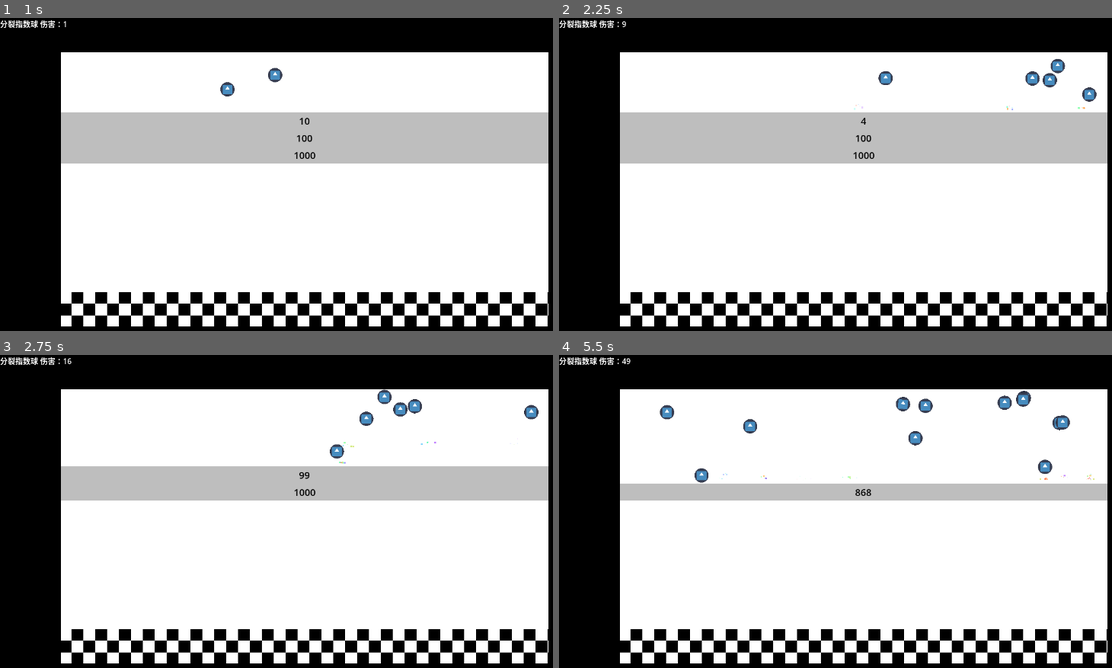
Above: before the commit, frames 1-4 (two rows, left to right).
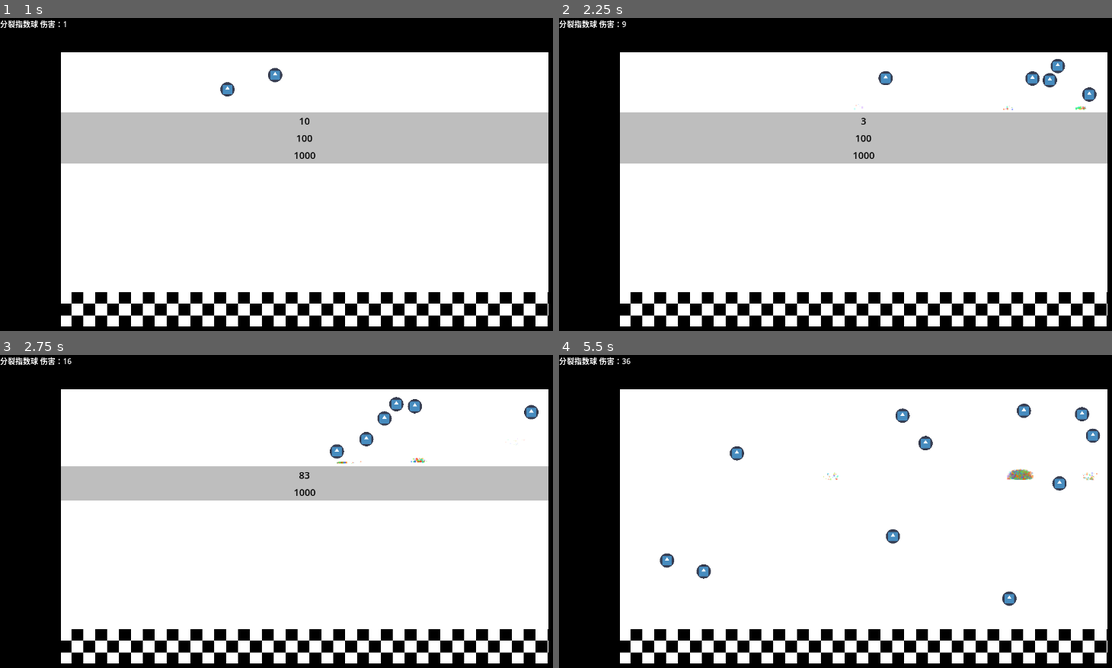
Above: after the commit, the same moments.

Repository: Rundll86/fallingballs
Game: Godot game, scene res://components/World.tscn
The game is run twice, just before and just after one commit, with the same random seed, the same clock (stepped at 60 frames per second) and the same inputs. The engine's default icon, where the game draws it, is replaced by a stand-in: a white triangle on a blue panel in a dark square.
Inputs:
- Up to frame 1 (1 s): no input
- Up to frame 2 (2.25 s): no input
- Up to frame 3 (2.75 s): no input
- Up to frame 4 (5.5 s): no input

Frame 1 is identical in both runs. In frame 2, less than 0.1% of the frame differs, in the area x 54-96%, y 27-35%; in frame 3, 0.6%; in frame 4, 6.9%, in the area x 11-100%, y 0-81%.

Commit message:
fix(SplitBall): 修复克隆球体时只生成一个的问题
修改克隆逻辑，现在每次攻击会生成两个球体，以符合预期行为

Diff:
--- a/scripts/Contents/Balls/SplitBall.gd
+++ b/scripts/Contents/Balls/SplitBall.gd
@@ -4,7 +4,7 @@
 
 func onAttack(_wall: WallBase):
 	if canDuplicate:
-		clone(Vector2(0, radius * -2))
+		for i in 2: clone(Vector2(0, radius * -2))
 		canDuplicate = false
 func getDamage():
 	return bounceTime ** 2
